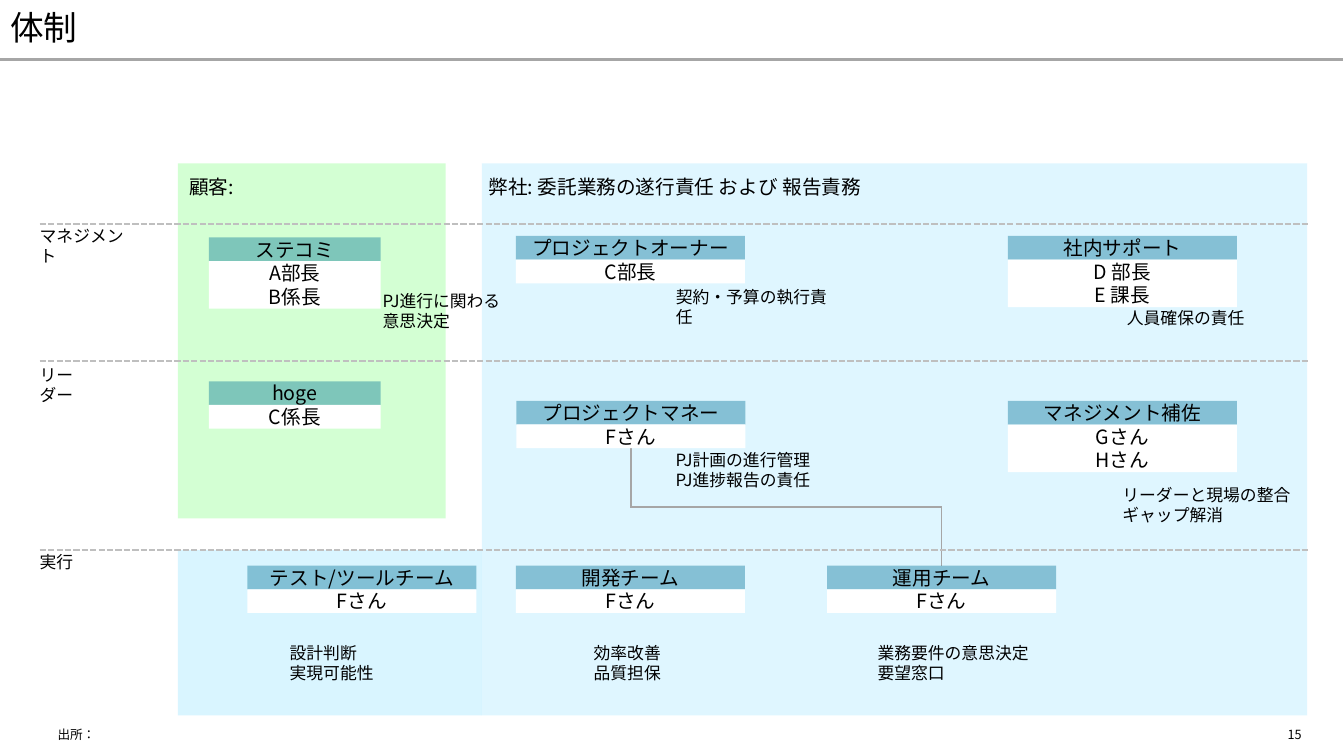
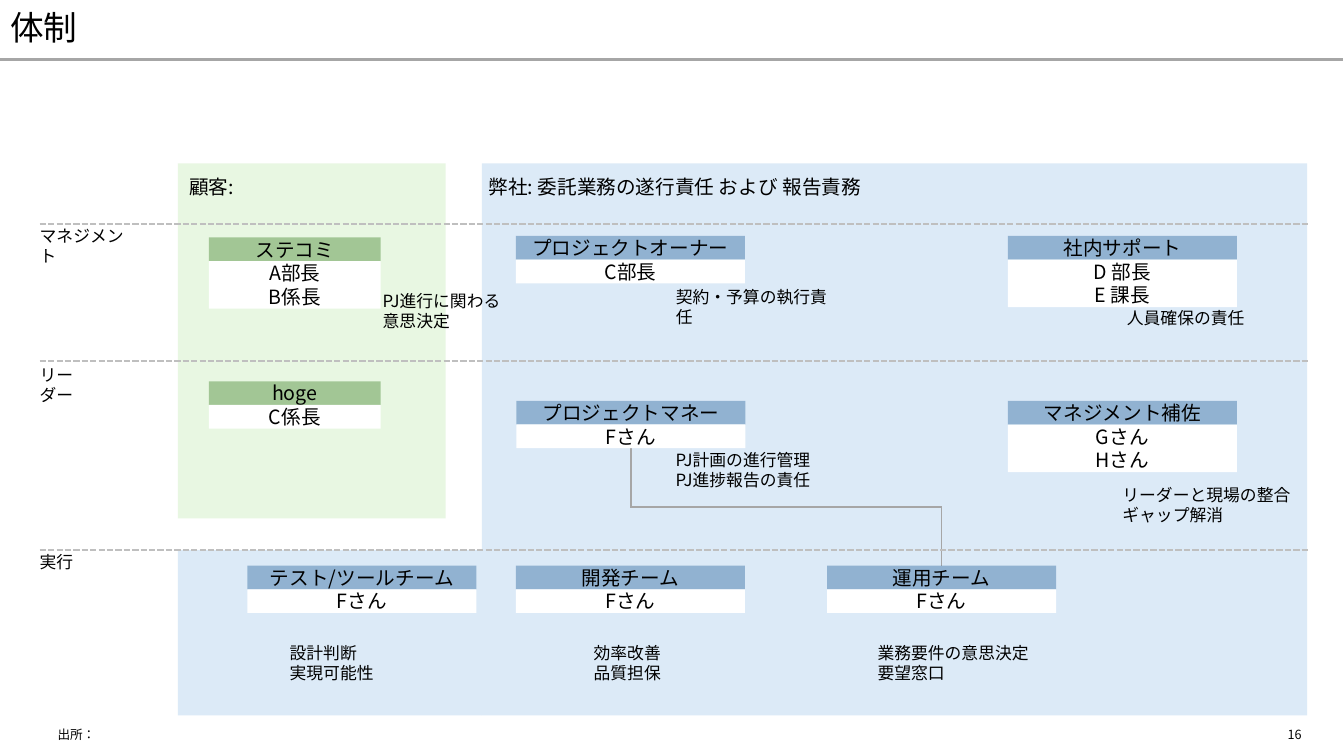
Before and after one commit to yuzucha16/dotfiles, a slide deck: slide 16 of office/Blank.potx (slide 15 before the commit). Drawn at 1344x756 pixels with LibreOffice and Linux fonts; fonts in the diff are those of the drawing. Boxes give left, top, right and bottom in pixels: in the first picture for what was removed or moved away, otherwise in the second. Text is boxed around its words. In the diff, an @@ line names an element or a change of style, - is before the commit and + after.

```diff
--- a/office/Blank.potx
+++ b/office/Blank.potx
@@ rectangle at [177,163,446,518]: fill #B7FFB7 at 60% opacity to #D9F2D0 at 60% opacity @@
@@ rectangle at [482,163,1308,716]: fill #C1F0FF at 51% opacity to #DCEAF7 @@
@@ rectangle "ステコミ" at [209,238,380,262]: fill #007096 at 40% opacity to #3B7D23 at 40% opacity @@
@@ rectangle "hoge" at [209,381,380,405]: fill #007096 at 40% opacity to #3B7D23 at 40% opacity @@
@@ rectangle at [177,551,482,716]: fill #C1F0FF at 60% opacity to #DCEAF7 @@
@@ rectangle "テスト/ツールチーム" at [248,566,477,590]: fill #007096 at 40% opacity to #215F9A at 40% opacity @@
@@ page number at [1288,729,1302,739]: text changed @@
-15
+16
```
Also in this commit, not shown: 33 other slides changed, 1 slide added.
